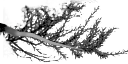
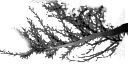
Layer changes from the first 128 × 64 image to the second:
added layer "Layer 5" above "branch body left copy 4" over [0, 0, 128, 63]
hid "branch body left copy 3" over [0, 22, 85, 51]
hid "branch right", painted on it over [3, 0, 128, 63]
